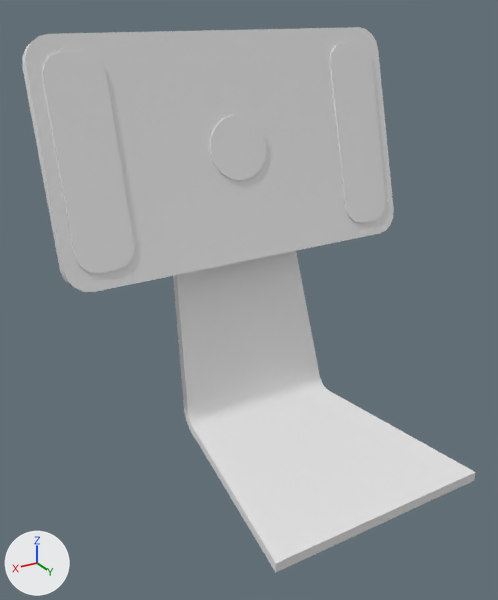
The FBX model Assets/Models/TabletStand/KawaTabletStand_Magnet.fbx, before and after one commit.
Camera for both pictures: a 50 mm camera at (0.216, 0.312, 0.259) aimed at (0.026, -0.005, 0.101). Arrows for +X, +Y and +Z are at lower left; the lights stay in place. The first picture is the older version. Where no turn or scale is listed for an object, it has been applied to the vertices. Vertices at exactly the same position are counted once.

Before the edit, the objects in view are built like this:
```python
me_kawatabletstand_magnet = bpy.data.meshes.new('KawaTabletStand_Magnet')
me_kawatabletstand_magnet.from_pydata(...)  # 256 vertices, 160 faces; spans x -0.12..0.12, y -0.094..0.094, z 0.0..0.245
me_kawatabletstand_magnet.materials.append(mat_kawatabletstand_magnet)  # white #e7e7e7
ob_kawatabletstand_magnet = bpy.data.objects.new('KawaTabletStand_Magnet', me_kawatabletstand_magnet)
ob_kawatabletstand_magnet.location = (0.0, 0.0, 0.0)
```
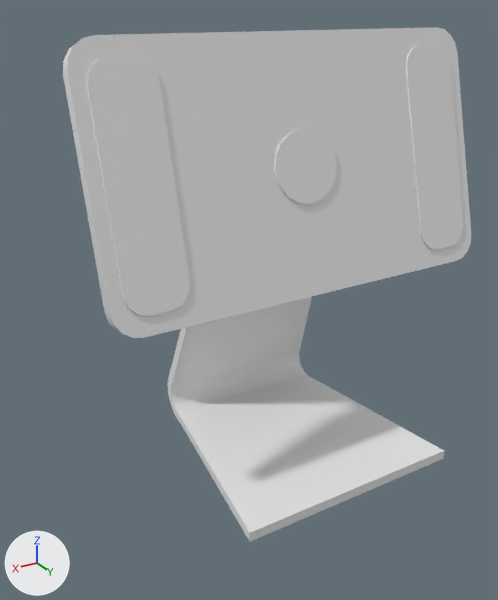
Pixel boxes (x1, y1, x2, y2) of what changed, in the pictures (498 x 600 px; the box of a moved part takes in the faces that stretch with it):
'KawaTabletStand_Magnet', reshaped (10% narrower)
    before: (22, 27, 476, 573)
    after: (63, 27, 471, 542)
part 1 of me_kawatabletstand_magnet, moved or reshaped
    before: (22, 27, 394, 292)
    after: (63, 27, 471, 338)
part 2 of me_kawatabletstand_magnet, moved or reshaped
    before: (42, 52, 134, 273)
    after: (87, 56, 190, 316)
part 3 of me_kawatabletstand_magnet, moved or reshaped
    before: (330, 43, 386, 223)
    after: (406, 45, 463, 249)
part 4 of me_kawatabletstand_magnet, moved or reshaped
    before: (210, 115, 266, 181)
    after: (274, 129, 337, 204)
part 5 of me_kawatabletstand_magnet, rebuilt
    before: (173, 251, 476, 573)
    after: (167, 297, 444, 542)

The change, as a list of edits to the scene's bpy script:
```text
Change me_kawatabletstand_magnet:
    used by ob_kawatabletstand_magnet; location = (0.0, 0.0, 0.0)
    remove me_kawatabletstand_magnet.from_pydata(...)  # 256 vertices, 160 faces; spans x -0.12..0.12, y -0.094..0.094, z 0.0..0.245
    add me_kawatabletstand_magnet.from_pydata(...)  # 264 vertices, 168 faces; spans x -0.12..0.12, y -0.069..0.069, z 0.0..0.246
    me_kawatabletstand_magnet part 1: the loose piece of 40 vertices spanning x -0.12..0.12, y -0.087..-0.043, z 0.107..0.245 is moved by (0.0, 0.072, 0.002)
    me_kawatabletstand_magnet part 2: the loose piece of 32 vertices spanning x 0.077..0.112, y -0.077..-0.045, z 0.119..0.235 is moved by (0.0, 0.072, 0.002)
    me_kawatabletstand_magnet part 3: the loose piece of 32 vertices spanning x -0.113..-0.078, y -0.077..-0.045, z 0.119..0.235 is moved by (0.0, 0.072, 0.002)
    me_kawatabletstand_magnet part 4: the loose piece of 32 vertices spanning x -0.02..0.02, y -0.067..-0.055, z 0.158..0.196 is moved by (0.0, 0.072, 0.002)
    me_kawatabletstand_magnet part 5: the loose piece of 36 vertices spanning x -0.07..0.07, y -0.086..0.094, z 0.0..0.172 is rebuilt with 44 vertices and now spans x -0.07..0.07, y -0.069..0.069, z 0.0..0.174
    other edits to the shape of me_kawatabletstand_magnet do not show in these pictures
```
